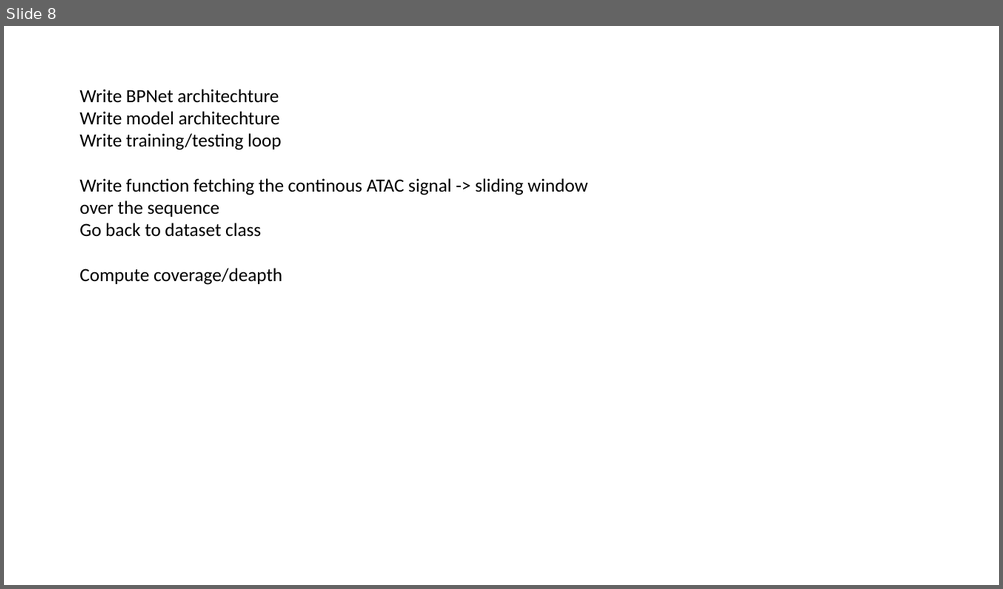
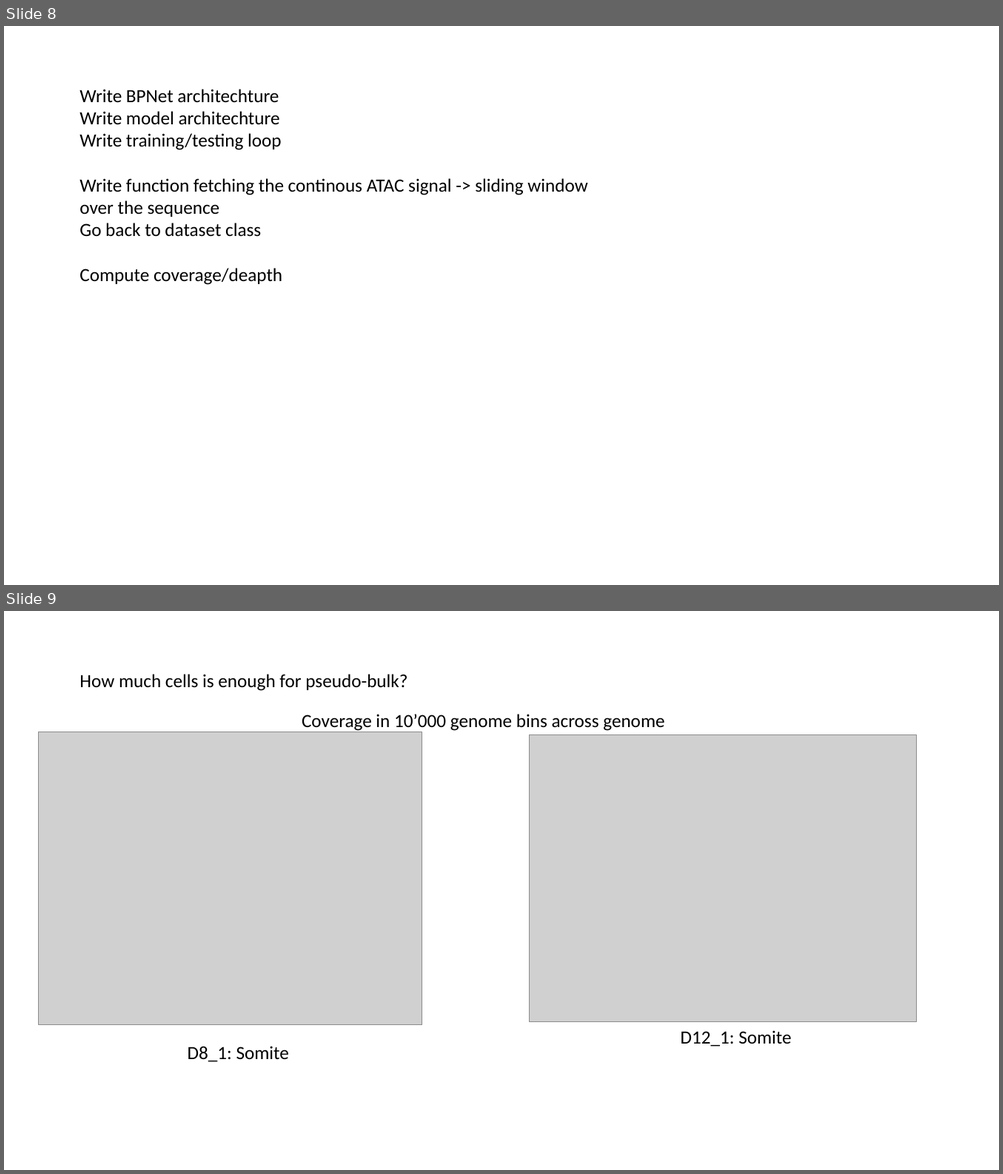
Before and after one commit to alexiaDorm/master-thesis, a slide deck: notes/Building model.pptx. Shown one above the other, each under a label of ours: slide 8 before the commit, slides 8 and 9 after it. The pictures are 1003x589 and 1003x1174 pixels, drawn with LibreOffice and Linux fonts; fonts in the diff are those of the drawing; grey boxes stand for pictures. Boxes give left, top, right and bottom in pixels: in the first picture for what was removed or moved away, otherwise in the second. Text is boxed around its words. In the diff, an @@ line names an element or a change of style, - is before the commit and + after.

```diff
--- a/notes/Building model.pptx
+++ b/notes/Building model.pptx
@@ slide 9 added at [4, 611, 999, 1170], background #FFFFFF @@
@@ text added at [79, 674, 407, 691], 18 pt, text #000000 @@
+How much cells is enough for pseudo-bulk?
@@ text added at [301, 714, 664, 731], 18 pt, text #000000 @@
+Coverage in 10’000 genome bins across genome
@@ picture added at [38, 732, 422, 1025] @@
@@ picture added at [529, 735, 916, 1023] @@
@@ text added at [680, 1031, 791, 1047], 18 pt, text #000000 @@
+D12_1: Somite
@@ text added at [188, 1046, 289, 1062], 18 pt, text #000000 @@
+D8_1: Somite
```
Also in this commit, not shown: 3 other slides added, 1 other file.
